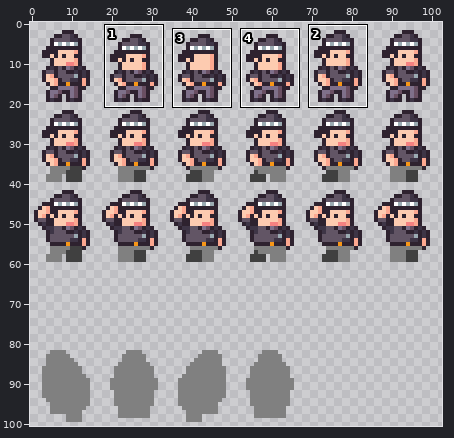
A sprite sheet gets an edit: Assets/Sprites/COP_SPRITESHEET.png. The first picture is a wide view before the edit; the outline marks the close-up.
Close-up. The starting point:
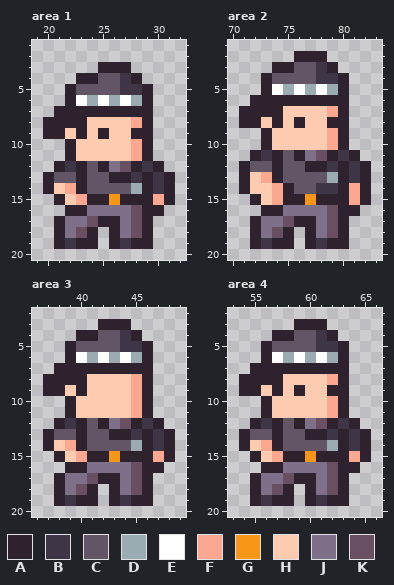
The file is 103x101 pixels. Shown: area 1: x 19..32, y 1..20; area 2: x 70..83, y 1..20; area 3: x 36..49, y 2..20; area 4: x 53..66, y 2..20. The commit also changed other parts of the picture, which this record leaves out.
Palette (. is transparent): A #2e222f  B #3e3546  C #625565  D #9babb2  E #ffffff  F #fca790  G #f79617  H #fdcbb0  J #7f708a  K #694f62
Pixels before, area 1, first column x 20:
 3 .....AAA....
 4 ...AACCBA...
 5 ..ACCCCBBA..
 6 ..AEDEDEDA..
 7 .AAAAAAAAA..
 8 AAAAHHHHFA..
 9 AAHAHAHHAA..
10 ..AHHHHHFA..
11 ..AHHHHHFA..
12 .ABACAJKABA.
13 ACCACCAABABA
14 AHFACCCCDABA
15 .AHFAAGAAAFA
16 ..AAJJJJKAA.
17 .AJJKAAJKA..
18 .AJKA.AJKA..
19 .ABAA.ABAA..
Pixels before, area 2, first column x 71:
 2 .....AAA....
 3 ...AACCBA...
 4 ..ACCCCBBA..
 5 ..AEDEDEDA..
 6 .AAAAAAAAA..
 7 AAAAHHHHFA..
 8 AAHAHAHHAA..
 9 ..AHHHHHFA..
10 ..AHHHHHFA..
11 .ABACAJKABA.
12 ACCACCAABABA
13 AHFACCCCDABA
14 AHHFACCBBAFA
15 .AHFAAGAAAFA
16 ..AAJJJJKAA.
17 .AJJKAAJKA..
18 .AJKA.AJKA..
19 .ABAA.ABAA..
Pixels before, area 3, first column x 37:
 3 .....AAA....
 4 ...AACCBA...
 5 ..ACCCCBBA..
 6 ..AEDEDEDA..
 7 .AAAAAAAAA..
 8 AAAAHHHHFA..
 9 AAHAHHHHFA..
10 ..AHHHHHFA..
11 ..AHHHHHFA..
12 .ABACAJKABA.
13 ACCACCAABABA
14 AHFACCCCDABA
15 .AHFAAGAAAFA
16 ..AAJJJJKAA.
17 .AJJKAAJKA..
18 .AJKA.AJKA..
19 .ABAA.ABAA..
Pixels before, area 4, first column x 54:
 3 .....AAA....
 4 ...AACCBA...
 5 ..ACCCCBBA..
 6 ..AEDEDEDA..
 7 .AAAAAAAAA..
 8 AAAAHHHHFA..
 9 AAHAHAHHAA..
10 ..AHHHHHFA..
11 ..AHHHHHFA..
12 .ABACAJKABA.
13 ACCACCAABABA
14 AHFACCCCDABA
15 .AHFAAGAAAFA
16 ..AAJJJJKAA.
17 .AJJKAAJKA..
18 .AJKA.AJKA..
19 .ABAA.ABAA..
After:
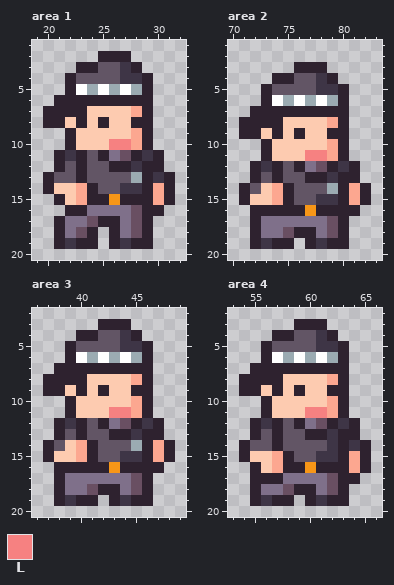
Colours new in this view: L #f68181
From old to new:
Area 1:
y 2: x 25..27 ... -> AAA
y 3: x 23..28 ..AAA. -> AACCBA
y 4: x 22..24 .AA -> ACC; x 28..29 A. -> BA
y 5: x 23..28 CCCCBB -> EDEDED
y 6: x 21 . -> A; x 23..28 EDEDED -> AAAAAA
y 7: x 20 . -> A; x 24..28 AAAAA -> HHHHF
y 8: x 22 A -> H; x 25 H -> A; x 28 F -> A
y 9: x 20..23 AAHA -> ..AH; x 25 A -> H; x 28 A -> F
y 10: x 26..27 HH -> LL
y 11: x 21..30 .AHHHHHFA. -> ABACAJKABA
y 12: x 22 B -> C; x 25..29 AJKAB -> CAABA
y 13: x 26..28 AAB -> CCD
y 14: x 22..24 FAC -> HFA; x 27..28 CD -> BB; x 30 B -> F
Area 2:
y 2: x 76..78 AAA -> ...
y 3: x 74..79 AACCBA -> ..AAA.
y 4: x 73..75 ACC -> .AA; x 79..80 BA -> A.
y 5: x 74..79 EDEDED -> CCCCBB
y 6: x 72 A -> .; x 74..79 AAAAAA -> EDEDED
y 7: x 71 A -> .; x 75..79 HHHHF -> AAAAA
y 8: x 73 H -> A; x 76 A -> H; x 79 A -> F
y 9: x 71..74 ..AH -> AAHA; x 76 H -> A; x 79 F -> A
y 11: x 72..81 ABACAJKABA -> .AHHHLLFA.
y 12: x 71..73 ACC -> .AB; x 76..82 CAABABA -> AJKABA.
y 13: x 71..73 AHF -> .AC; x 77..79 CCD -> AAB; x 81..82 BA -> A.
y 14: x 72 H -> C; x 78..79 BB -> CD
y 15: x 71..72 .A -> AH; x 76..79 AGAA -> CCBB
y 16: x 72 . -> A; x 75..79 JJJJK -> AAGAA
y 17: x 75..77 KAA -> JJJ
y 18: x 74..76 KA. -> JKA
Area 3:
y 9: x 42 H -> A; x 45 F -> A
y 11: x 43..44 HH -> LL
y 13: x 37..38 AC -> .A; x 47..48 BA -> A.
y 14: x 38..41 HFAC -> CHFA; x 47 B -> F
y 15: x 37..38 .A -> AH; x 42..45 AGAA -> CCBB
y 16: x 38 . -> A; x 41..45 JJJJK -> AAGAA
y 17: x 41..43 KAA -> JJJ
y 18: x 40..42 KA. -> JKA
Area 4:
y 11: x 60..61 HH -> LL
y 13: x 54..55 AC -> .A; x 64..65 BA -> A.
y 14: x 55..56 HF -> CC; x 62 D -> B
y 15: x 54..55 .A -> AH; x 59..62 AGAA -> CCBB
y 16: x 55..62 .AAJJJJK -> AHFAAGAA; x 64..65 A. -> FA
y 17: x 56..60 JJKAA -> AAJJJ; x 64 . -> A
y 18: x 57..59 KA. -> JKA
Boxes around the changes in both close-ups, in picture pixels (x1, y1, x2, y2):
changed: (43, 51, 164, 194)
changed: (239, 51, 371, 238)
changed: (43, 385, 175, 495)
changed: (239, 407, 371, 495)
